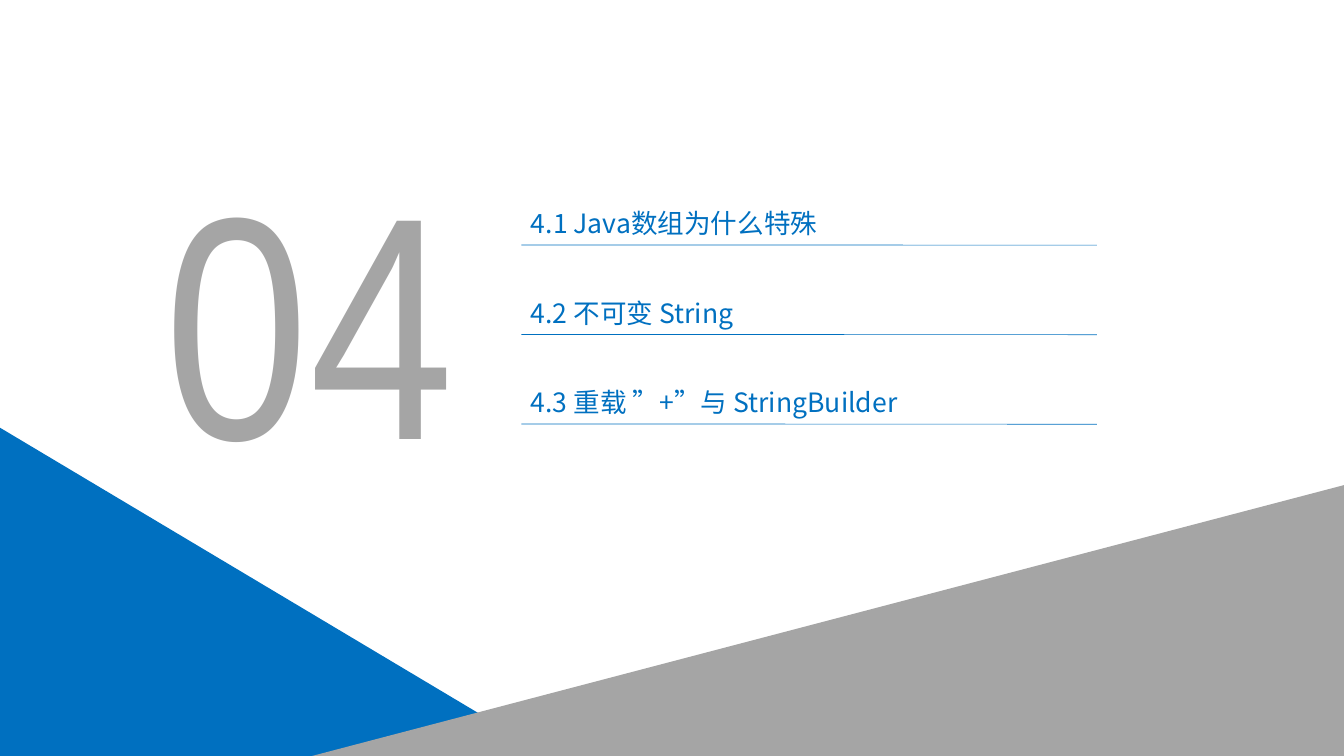
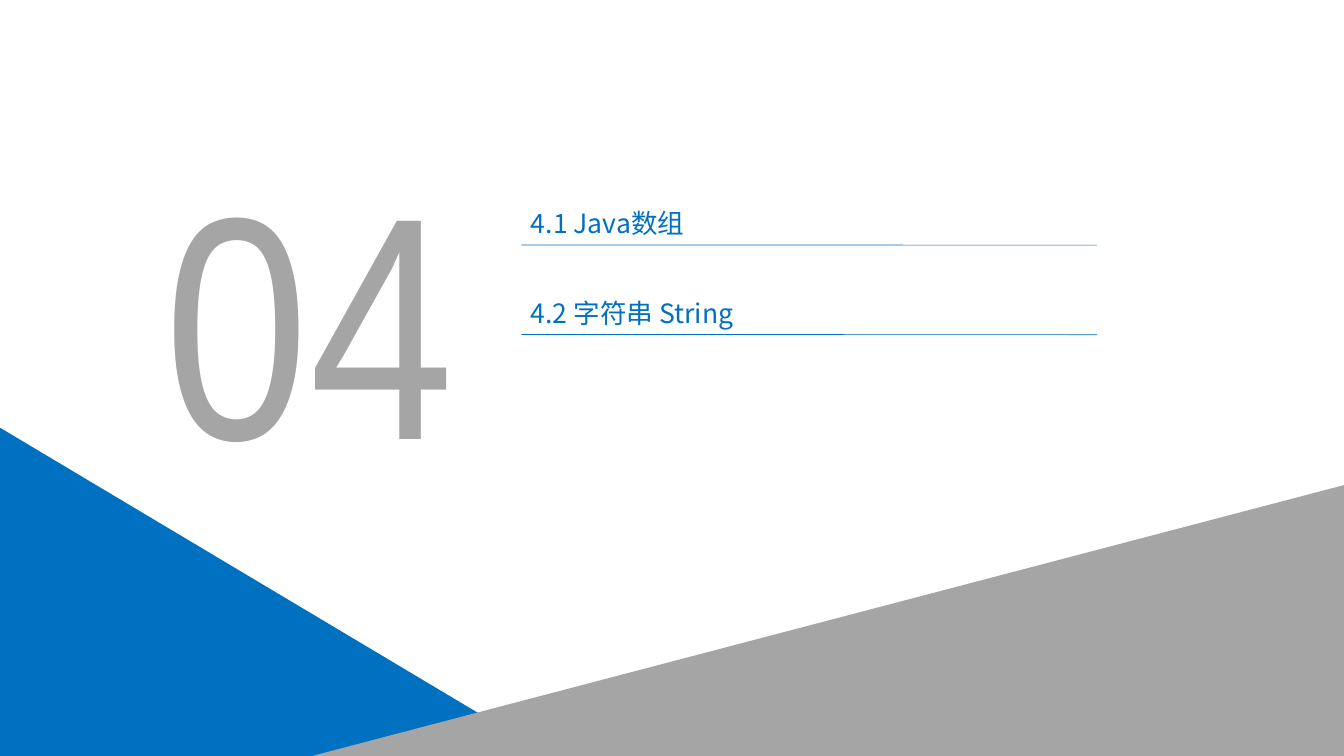
Before and after one commit to leonliu06/JavaTrainning, a slide deck: slide 48 of Java基础培训.pptx (slide 39 before the commit). Drawn at 1344x756 pixels with LibreOffice and Linux fonts; fonts in the diff are those of the drawing. Boxes give left, top, right and bottom in pixels: in the first picture for what was removed or moved away, otherwise in the second. Text is boxed around its words. In the diff, an @@ line names an element or a change of style, - is before the commit and + after.

```diff
--- a/Java基础培训.pptx
+++ b/Java基础培训.pptx
@@ text at box(531, 210, 685, 235): text changed @@
-4.1 Java数组为什么特殊
+4.1 Java数组
@@ text at box(531, 300, 733, 329): text changed @@
-4.2 不可变 String
+4.2 字符串 String
@@ text removed at box(531, 389, 897, 419) @@
-4.3 重载 ”+”与 StringBuilder
@@ line removed from (522, 424) to (1097, 424) @@
```
Also in this commit, not shown: 6 other slides changed, 19 slides added, 3 slides removed, 26 other files.
